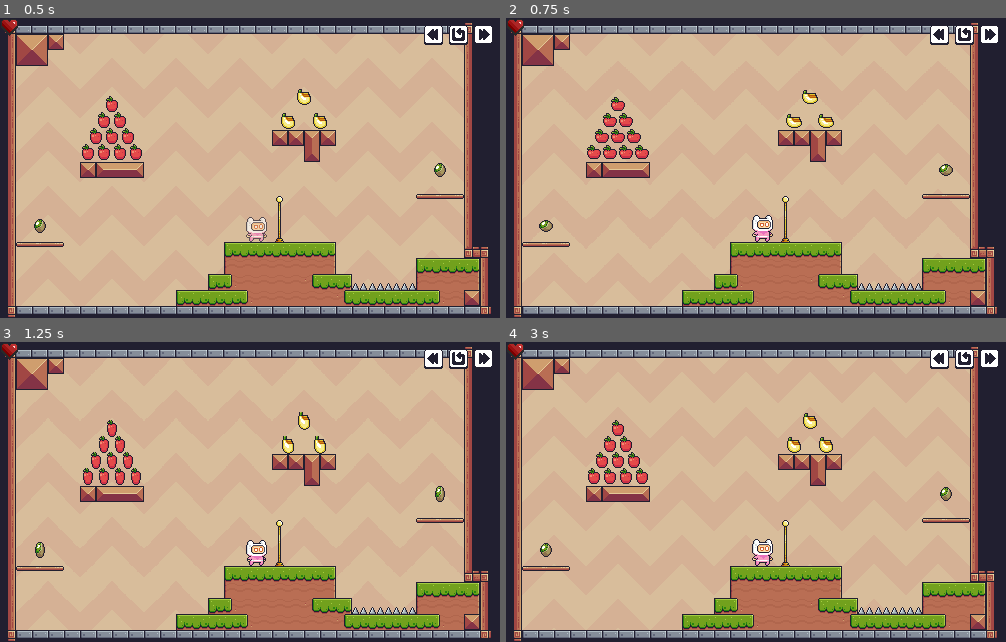
Above: before the commit, frames 1-4 (two rows, left to right).
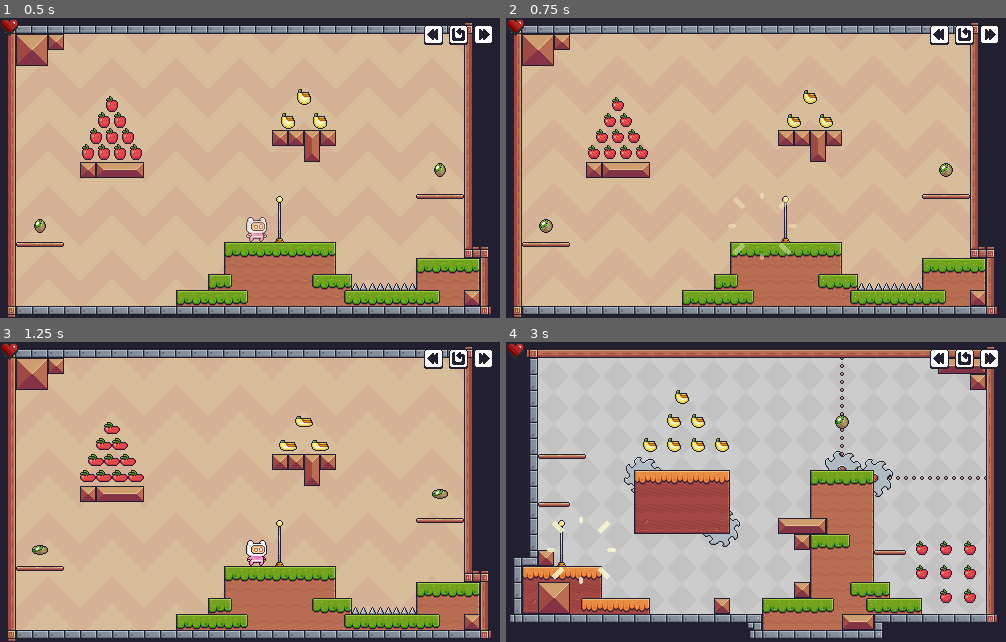
Above: after the commit, the same moments.

Repository: Javi-CD/godot4-platformer2D
Game: Godot game, scene res://src/scenes/game/game.tscn
Two runs of this game, one before a commit and one after it. Both use one fixed random seed, a clock stepped at 60 frames per second and the inputs below.
Inputs (mouse positions are in pixels of both pictures, inside the frame that each line leads up to):
- Up to frame 1 (0.5 s): no input
- Up to frame 2 (0.75 s): click (966, 42) at 0.5 s
- Up to frame 3 (1.25 s): no input
- Up to frame 4 (3 s): click (966, 366) at 1.25 s; click (966, 366) at 2 s; click (991, 366) at 2.75 s

Frame 1 is identical in both runs. In frame 2, 1.1% of the frame differs, in the area x 6-90%, y 24-81%; in frame 3, 1.5%; in frame 4, 88%, in the area x 0-99%, y 1-100%.
Error before the commit: Parse Error: Expected end of statement after expression, found "Identifier" instead. (res://src/scenes/hud/hud.gd:51)

Commit message:
fix(hud): remove syntax error typo and update autoload path to res://

Diff:
--- a/project.godot
+++ b/project.godot
@@ -17,7 +17,7 @@
 
 [autoload]
 
-SoundManager="*uid://cht7fgcxf7f2q"
+SoundManager="*res://src/scenes/autoload/sound_manager.tscn"
 
 [display]
 
--- a/src/scenes/hud/hud.gd
+++ b/src/scenes/hud/hud.gd
@@ -48,7 +48,7 @@
 		var tween := button.create_tween().set_trans(Tween.TRANS_QUAD).set_ease(Tween.EASE_OUT)
 		tween.tween_property(button, "scale", Vector2(0.85, 0.85), 0.06)
 		tween.parallel().tween_property(button, "modulate", Color(0.75, 0.75, 0.75), 0.06)
-	)s
+	)
 
 	button.button_up.connect(func():
 		var tween := button.create_tween().set_trans(Tween.TRANS_BACK).set_ease(Tween.EASE_OUT)
Not shown, added: src/scenes/autoload/sound_manager.gd.uid
